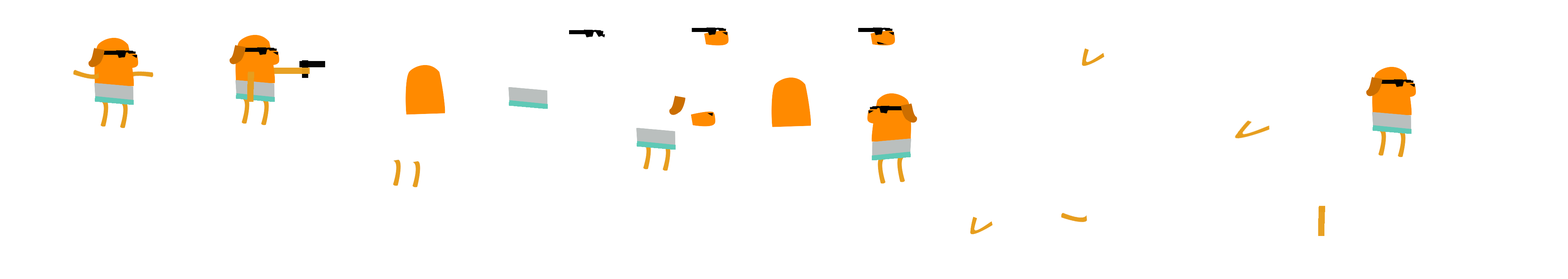
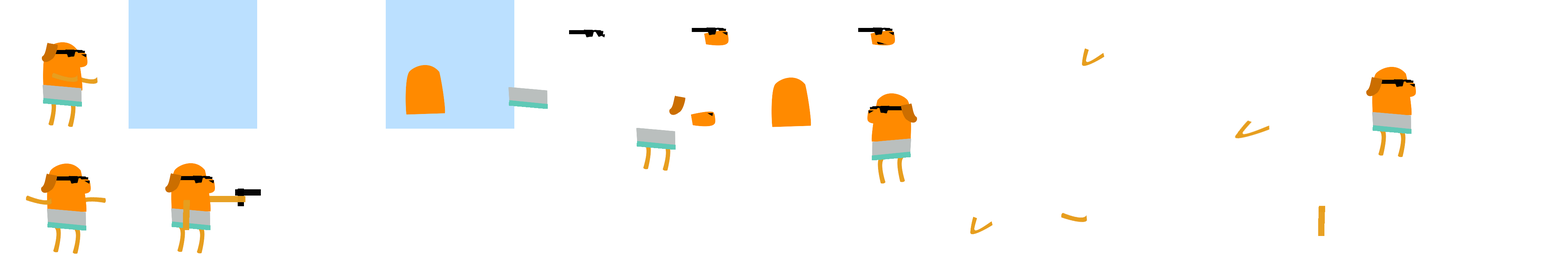
Before/after of a 1568 × 279 layered artwork. What changed in the layer stack:
added layer "BRAZOS_FRONT" above "TORSO" over (51, 72, 79, 83)
added layer "TORSO" above "OREJA" over (42, 84, 82, 107)
added layer "OREJA" above "CARA" over (41, 42, 58, 63)
added layer "CARA" above "BODY" over (47, 48, 88, 68)
added layer "BODY" above "BRAZOS_BACK" over (42, 41, 83, 92)
added layer "BRAZOS_BACK" above "LEGS" over (71, 74, 99, 85)
added layer "LEGS" above "_SPRITE" over (48, 99, 76, 128)
renamed "Layer" to "_SPRITE", painted on it over (25, 26, 515, 254)
added layer "guias" over (41, 0, 515, 129)
